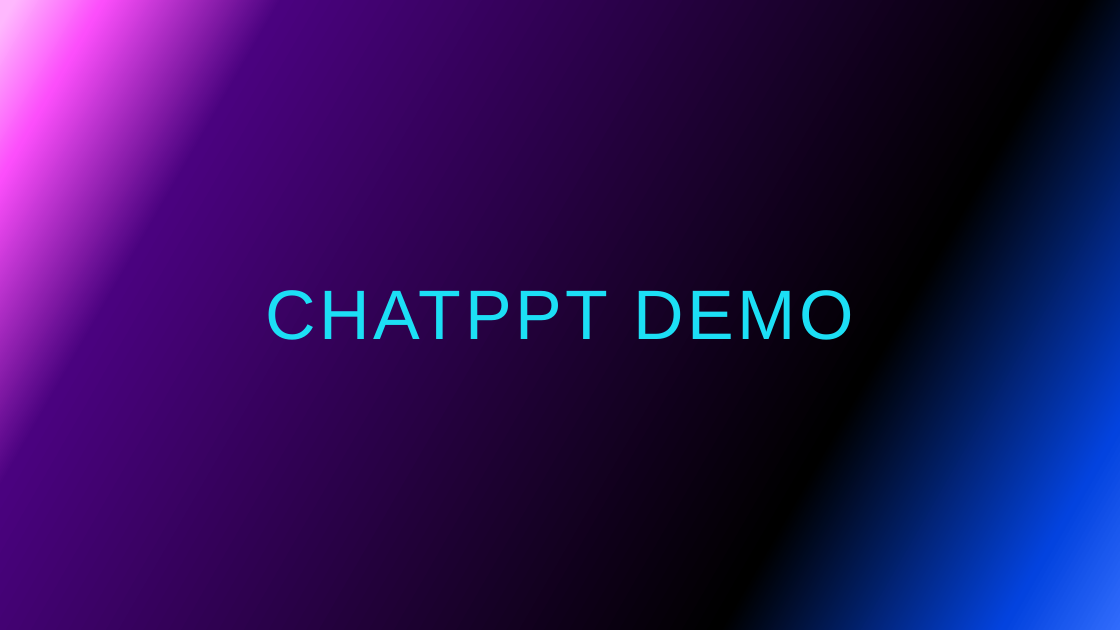
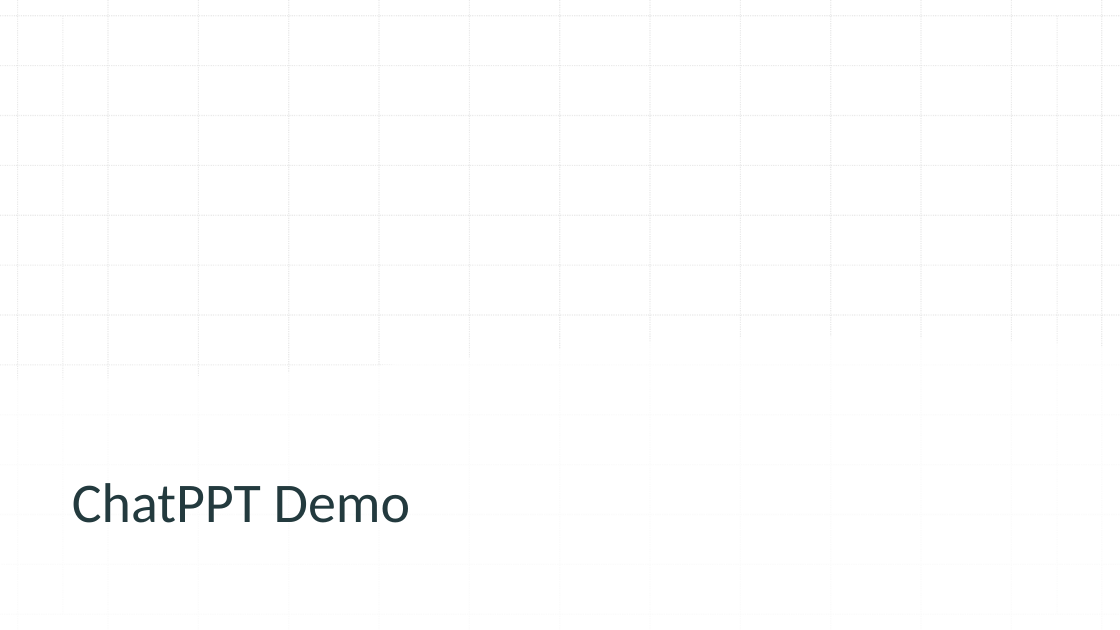
Before and after one commit to paulhuiseismic/ChatPPT-Learning, a slide deck: slide 1 of output/ChatPPT Demo.pptx. Drawn at 1120x630 pixels with LibreOffice and Linux fonts; fonts in the diff are those of the drawing; background and template pictures are left out. Boxes give left, top, right and bottom in pixels: in the first picture for what was removed or moved away, otherwise in the second. Text is boxed around its words. In the diff, an @@ line names an element or a change of style, - is before the commit and + after.

```diff
--- a/output/ChatPPT Demo.pptx
+++ b/output/ChatPPT Demo.pptx
@@ rectangle added at [0, 0, 1120, 630], fill #FFFFFF @@
@@ group added at [0, 0, 1120, 630]: 28 lines @@
@@ right triangle added at [0, 129, 37, 202], fill #2979E7 at 50% opacity @@
@@ freeform shape added at [0, 336, 1120, 630], fill #FFFFFF at 85% opacity @@
@@ title "ChatPPT Demo" at [72, 483, 410, 523]: vertical alignment middle to bottom @@
@@ title at [72, 483, 410, 523]: text changed; size 60 to 48 pt; font Arial to Calibri; text colour #1CDFF5 to #233A3E @@
-CHATPPT DEMO
+ChatPPT Demo
@@ group added at [0, 0, 1120, 630]: 26 lines @@
```
Also in this commit, not shown: 3 other slides changed, 16 other files.
